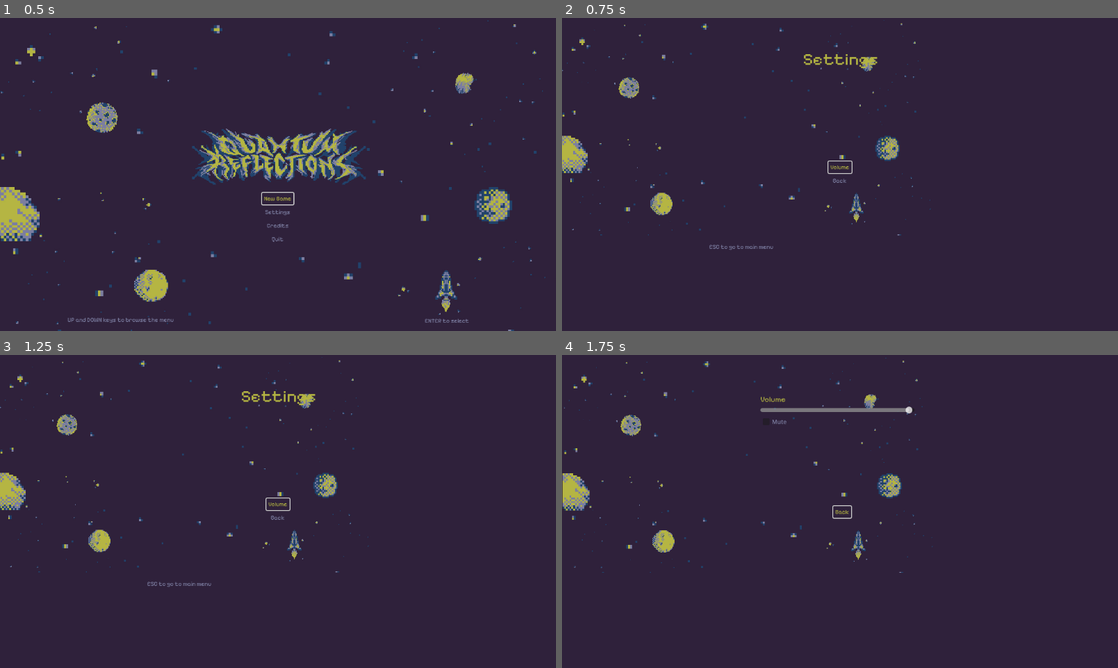
Above: before the commit, frames 1-4 (two rows, left to right).
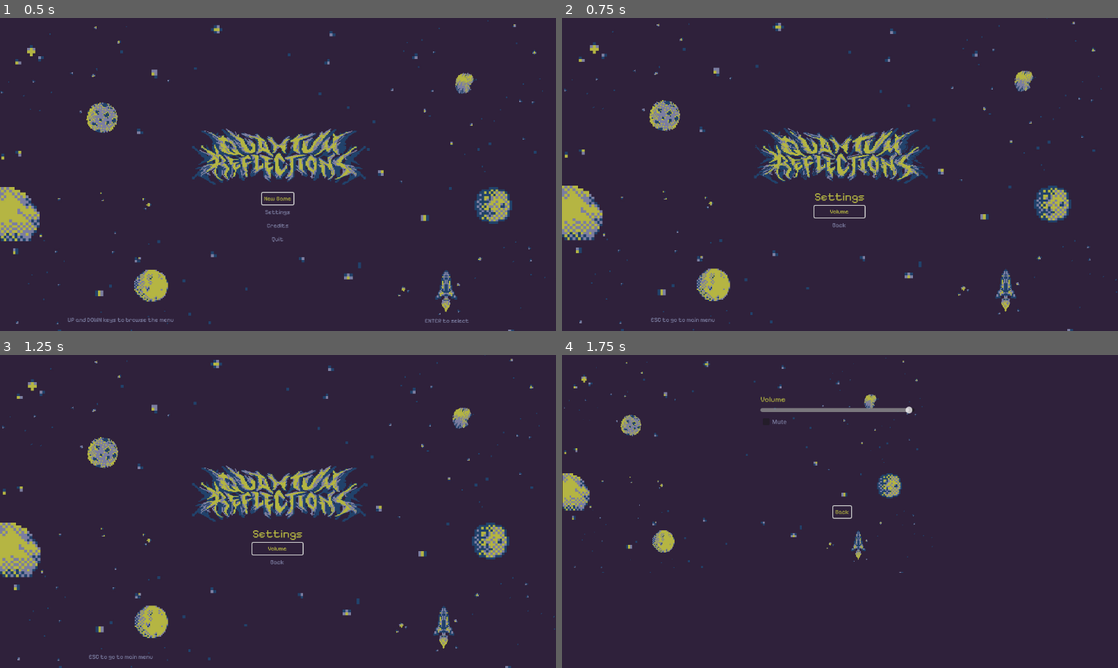
Above: after the commit, the same moments.

Repository: iparosds/Quantum-Reflections
Game: Godot game, scene res://scenes/menu.tscn
The game is run twice, just before and just after one commit, with the same random seed, the same clock (stepped at 60 frames per second) and the same inputs.
Inputs:
- Up to frame 1 (0.5 s): no input
- Up to frame 2 (0.75 s): click "Settings" at 0.5 s
- Up to frame 3 (1.25 s): no input
- Up to frame 4 (1.75 s): click "Volume" at 1.25 s

Frame 1 is identical in both runs. In frame 2, 8.8% of the frame differs, in the area x 0-100%, y 0-100%; in frame 3, 9.0%; in frame 4, nothing differs.

Commit message:
taiga-/task/6: centralizar o fundo da tela de settings

Diff:
--- a/scenes/settings_menu.tscn
+++ b/scenes/settings_menu.tscn
@@ -1,22 +1,83 @@
-[gd_scene load_steps=10 format=3 uid="uid://cgcnt4ng31dih"]
+[gd_scene load_steps=19 format=3 uid="uid://cgcnt4ng31dih"]
 
 [ext_resource type="Script" uid="uid://caqhfoipojq6h" path="res://scripts/settings_menu.gd" id="1_7pq2e"]
 [ext_resource type="FontFile" uid="uid://d3qxk71omhsy" path="res://assets/font/PixelifySans-VariableFont_wght.ttf" id="2_5ttin"]
 [ext_resource type="Texture2D" uid="uid://jvmip0bjonjh" path="res://assets/sprites/bg menu.jpg" id="2_14wrj"]
 [ext_resource type="AudioStream" uid="uid://ttsymx30w523" path="res://assets/sounds/MENU SOUND - DOWN.wav" id="2_mrlip"]
 [ext_resource type="AudioStream" uid="uid://dkkiy87rlj0h8" path="res://assets/sounds/MENU SOUND - UP.wav" id="3_v2gib"]
+[ext_resource type="Texture2D" uid="uid://dkjp51g1sjh21" path="res://assets/sprites/logo animado.png" id="4_n35ux"]
 [ext_resource type="AudioStream" uid="uid://bnr2bup87a15w" path="res://assets/sounds/MENU SOUND - SELECT.wav" id="4_ny5do"]
 [ext_resource type="AudioStream" uid="uid://c7ub3vyngmw21" path="res://assets/sounds/MENU SOUND - BACK.wav" id="5_jp286"]
 
-[sub_resource type="Theme" id="Theme_x3hd2"]
+[sub_resource type="Theme" id="Theme_n35ux"]
 default_font_size = 24
 
-[sub_resource type="LabelSettings" id="LabelSettings_5hkut"]
+[sub_resource type="AtlasTexture" id="AtlasTexture_av8d4"]
+atlas = ExtResource("4_n35ux")
+region = Rect2(0, 0, 368, 120)
+
+[sub_resource type="AtlasTexture" id="AtlasTexture_lygdd"]
+atlas = ExtResource("4_n35ux")
+region = Rect2(368, 0, 368, 120)
+
+[sub_resource type="AtlasTexture" id="AtlasTexture_fk72n"]
+atlas = ExtResource("4_n35ux")
+region = Rect2(736, 0, 368, 120)
+
+[sub_resource type="AtlasTexture" id="AtlasTexture_hocec"]
+atlas = ExtResource("4_n35ux")
+region = Rect2(1104, 0, 368, 120)
+
+[sub_resource type="AtlasTexture" id="AtlasTexture_jm1mg"]
+atlas = ExtResource("4_n35ux")
+region = Rect2(1472, 0, 368, 120)
+
+[sub_resource type="AtlasTexture" id="AtlasTexture_vhjel"]
+atlas = ExtResource("4_n35ux")
+region = Rect2(1840, 0, 368, 120)
+
+[sub_resource type="AtlasTexture" id="AtlasTexture_icv02"]
+atlas = ExtResource("4_n35ux")
+region = Rect2(2208, 0, 368, 120)
+
+[sub_resource type="SpriteFrames" id="SpriteFrames_fb6cq"]
+animations = [{
+"frames": [{
+"duration": 1.0,
+"texture": SubResource("AtlasTexture_av8d4")
+}, {
+"duration": 1.0,
+"texture": SubResource("AtlasTexture_lygdd")
+}, {
+"duration": 1.0,
+"texture": SubResource("AtlasTexture_fk72n")
+}, {
+"duration": 1.0,
+"texture": SubResource("AtlasTexture_hocec")
+}, {
+"duration": 1.0,
+"texture": SubResource("AtlasTexture_jm1mg")
+}, {
+"duration": 1.0,
+"texture": SubResource("AtlasTexture_vhjel")
+}, {
+"duration": 1.0,
+"texture": SubResource("AtlasTexture_icv02")
+}],
+"loop": true,
+"name": &"default",
+"speed": 5.0
+}]
+
+[sub_resource type="LabelSettings" id="LabelSettings_48ojb"]
+font = ExtResource("2_5ttin")
 font_size = 12
 font_color = Color(0.486275, 0.494118, 0.631373, 1)
 
-[node name="Settings Menu" type="Control"]
-layout_mode = 3
+[node name="Settings Menu" type="CanvasLayer"]
+script = ExtResource("1_7pq2e")
+
+[node name="TextureRect" type="TextureRect" parent="."]
 anchors_preset = 15
 anchor_right = 1.0
 anchor_bottom = 1.0
@@ -24,72 +85,68 @@
 grow_vertical = 2
 size_flags_horizontal = 4
 size_flags_vertical = 4
-script = ExtResource("1_7pq2e")
+texture = ExtResource("2_14wrj")
+expand_mode = 2
 
-[node name="Sprite2D" type="Sprite2D" parent="."]
-position = Vector2(381, 228)
-scale = Vector2(0.4, 0.412037)
-texture = ExtResource("2_14wrj")
-
-[node name="Label" type="Label" parent="."]
-layout_mode = 1
-anchors_preset = 10
-anchor_right = 1.0
-offset_left = 1.0
-offset_top = -4.0
-offset_right = 1.0
-offset_bottom = 175.0
-grow_horizontal = 2
-theme_override_colors/font_color = Color(0.705882, 0.709804, 0.258824, 1)
-theme_override_fonts/font = ExtResource("2_5ttin")
-theme_override_font_sizes/font_size = 36
-text = "Settings"
-horizontal_alignment = 1
-vertical_alignment = 1
-
-[node name="MarginContainer" type="MarginContainer" parent="."]
-layout_mode = 1
-anchors_preset = 8
+[node name="MarginContainer2" type="MarginContainer" parent="."]
+anchors_preset = -1
 anchor_left = 0.5
-anchor_top = 0.5
+anchor_top = 0.608
 anchor_right = 0.5
-anchor_bottom = 0.5
-offset_left = -165.0
-offset_top = -163.0
-offset_right = 166.0
-offset_bottom = 161.0
+anchor_bottom = 0.608
+offset_left = -68.0
+offset_top = -76.984
+offset_right = 67.0
+offset_bottom = 121.016
 grow_horizontal = 2
 grow_vertical = 2
+size_flags_horizontal = 4
+size_flags_vertical = 4
+theme = SubResource("Theme_n35ux")
+theme_override_constants/margin_bottom = 36
 
-[node name="VBoxContainer" type="VBoxContainer" parent="MarginContainer"]
+[node name="VBoxContainer" type="VBoxContainer" parent="MarginContainer2"]
 layout_mode = 2
 size_flags_horizontal = 4
 size_flags_vertical = 4
-theme = SubResource("Theme_x3hd2")
+size_flags_stretch_ratio = 0.0
+theme = SubResource("Theme_n35ux")
 
-[node name="Volume" type="Button" parent="MarginContainer/VBoxContainer"]
+[node name="Label" type="Label" parent="MarginContainer2/VBoxContainer"]
+layout_mode = 2
+size_flags_horizontal = 4
+theme_override_colors/font_color = Color(0.705882, 0.709804, 0.258824, 1)
+theme_override_fonts/font = ExtResource("2_5ttin")
+text = "Settings"
+
+[node name="Volume" type="Button" parent="MarginContainer2/VBoxContainer"]
 layout_mode = 2
 focus_neighbor_top = NodePath("../Back")
 focus_neighbor_bottom = NodePath("../Back")
 theme_override_colors/font_hover_color = Color(0.705882, 0.709804, 0.258824, 1)
+theme_override_colors/font_color = Color(0.486275, 0.494118, 0.631373, 1)
 theme_override_colors/font_focus_color = Color(0.705882, 0.709804, 0.258824, 1)
-theme_override_colors/font_color = Color(0.486275, 0.494118, 0.631373, 1)
 theme_override_fonts/font = ExtResource("2_5ttin")
 theme_override_font_sizes/font_size = 12
 text = "Volume"
 flat = true
 
-[node name="Back" type="Button" parent="MarginContainer/VBoxContainer"]
+[node name="Back" type="Button" parent="MarginContainer2/VBoxContainer"]
 layout_mode = 2
 focus_neighbor_top = NodePath("../Volume")
 focus_neighbor_bottom = NodePath("../Volume")
 theme_override_colors/font_hover_color = Color(0.705882, 0.709804, 0.258824, 1)
+theme_override_colors/font_color = Color(0.486275, 0.494118, 0.631373, 1)
 theme_override_colors/font_focus_color = Color(0.705882, 0.709804, 0.258824, 1)
-theme_override_colors/font_color = Color(0.486275, 0.494118, 0.631373, 1)
 theme_override_fonts/font = ExtResource("2_5ttin")
 theme_override_font_sizes/font_size = 12
 text = "Back"
 flat = true
+
+[node name="AnimatedSprite2D" type="AnimatedSprite2D" parent="MarginContainer2"]
+position = Vector2(70, -31)
+sprite_frames = SubResource("SpriteFrames_fb6cq")
+autoplay = "default"
 
 [node name="down_sound" type="AudioStreamPlayer" parent="."]
 stream = ExtResource("2_mrlip")
@@ -103,26 +160,18 @@
 [node name="back_sound" type="AudioStreamPlayer" parent="."]
 stream = ExtResource("5_jp286")
 
-[node name="Label2" type="Label" parent="."]
-layout_mode = 1
-anchors_preset = 8
-anchor_left = 0.5
-anchor_top = 0.5
-anchor_right = 0.5
-anchor_bottom = 0.5
-offset_left = -273.0
-offset_top = 139.0
-offset_right = -135.0
-offset_bottom = 162.0
-grow_horizontal = 2
-grow_vertical = 2
-theme_override_fonts/font = ExtResource("2_5ttin")
+[node name="instructions" type="Label" parent="."]
+anchors_preset = -1
+offset_left = 124.0
+offset_top = 608.0
+offset_right = 377.0
+offset_bottom = 642.0
 text = "ESC to go to main menu"
-label_settings = SubResource("LabelSettings_5hkut")
+label_settings = SubResource("LabelSettings_48ojb")
 horizontal_alignment = 1
 vertical_alignment = 1
 
-[connection signal="mouse_entered" from="MarginContainer/VBoxContainer/Volume" to="." method="_on_volume_mouse_entered"]
-[connection signal="pressed" from="MarginContainer/VBoxContainer/Volume" to="." method="_on_volume_pressed"]
-[connection signal="mouse_entered" from="MarginContainer/VBoxContainer/Back" to="." method="_on_back_mouse_entered"]
-[connection signal="pressed" from="MarginContainer/VBoxContainer/Back" to="." method="_on_back_pressed"]
+[connection signal="mouse_entered" from="MarginContainer2/VBoxContainer/Volume" to="." method="_on_volume_mouse_entered"]
+[connection signal="pressed" from="MarginContainer2/VBoxContainer/Volume" to="." method="_on_volume_pressed"]
+[connection signal="mouse_entered" from="MarginContainer2/VBoxContainer/Back" to="." method="_on_back_mouse_entered"]
+[connection signal="pressed" from="MarginContainer2/VBoxContainer/Back" to="." method="_on_back_pressed"]
--- a/scripts/settings_menu.gd
+++ b/scripts/settings_menu.gd
@@ -1,7 +1,7 @@
-extends Control
+extends CanvasLayer
+@onready var volume: Button = $MarginContainer2/VBoxContainer/Volume
+@onready var back: Button = $MarginContainer2/VBoxContainer/Back
 
-@onready var volume = $MarginContainer/VBoxContainer/Volume as Button
-@onready var back = $MarginContainer/VBoxContainer/Back as Button
 
 func _ready():
 	volume.grab_focus()
